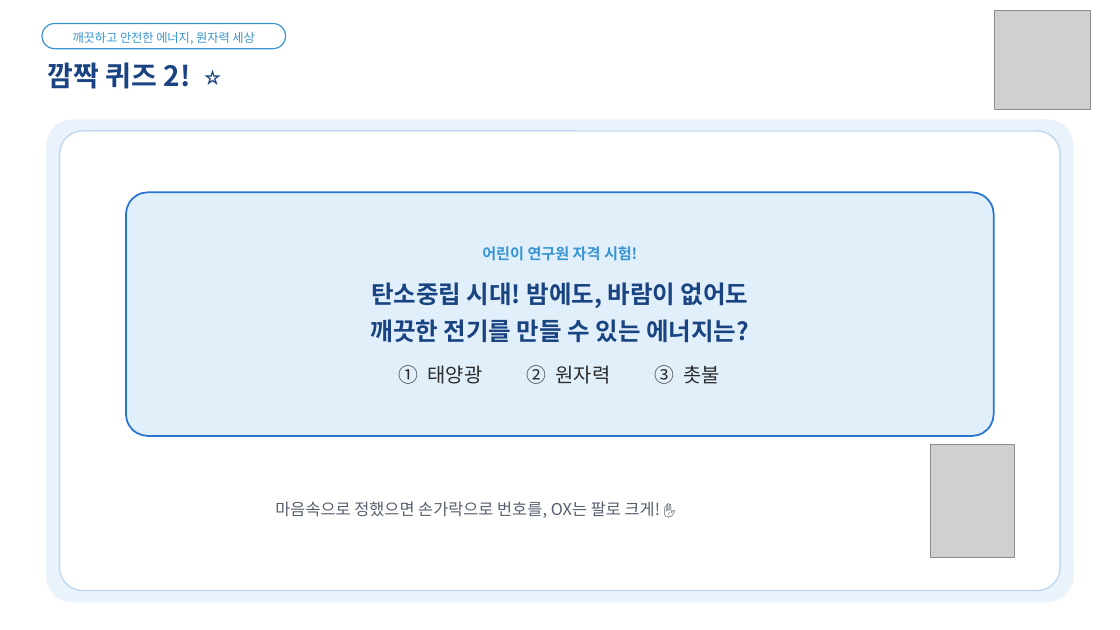
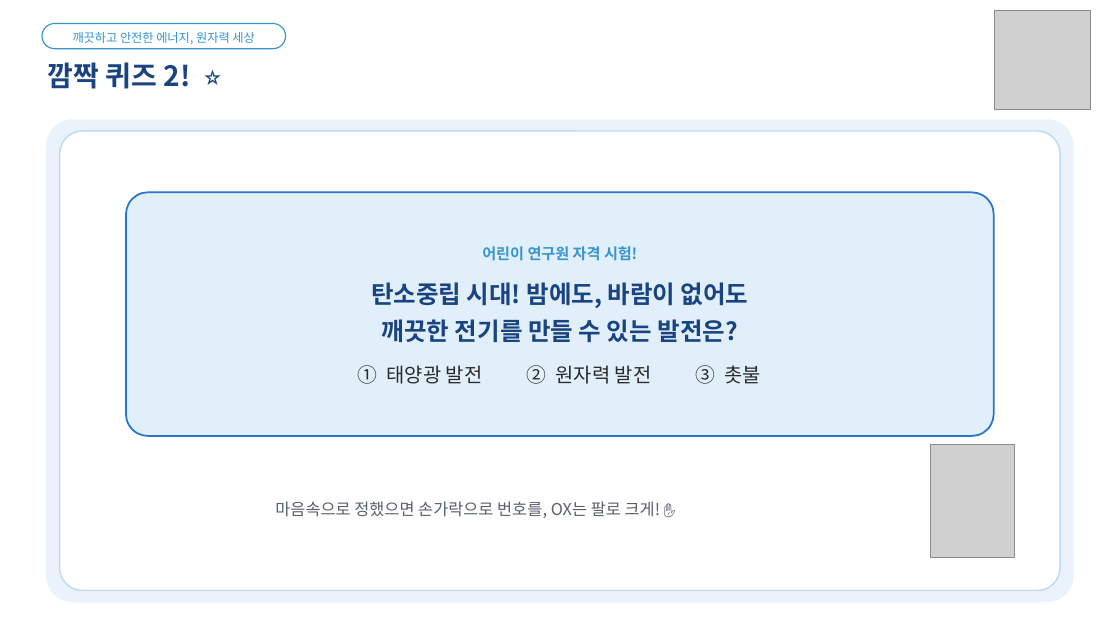
Before and after one commit to parksang-jun/ecture-materials, a slide deck: slide 15 of 강의자료/원자력과 탄소중립_표준양식.pptx (slide 14 before the commit). Drawn at 1120x630 pixels with LibreOffice and Linux fonts; fonts in the diff are those of the drawing; grey boxes stand for pictures. Boxes give left, top, right and bottom in pixels: in the first picture for what was removed or moved away, otherwise in the second. Text is boxed around its words. In the diff, an @@ line names an element or a change of style, - is before the commit and + after.

```diff
--- a/강의자료/원자력과 탄소중립_표준양식.pptx
+++ b/강의자료/원자력과 탄소중립_표준양식.pptx
@@ text in rounded rectangle at bbox=[358, 282, 762, 384]: text changed @@
-탄소중립 시대! 밤에도, 바람이 없어도
-깨끗한 전기를 만들 수 있는 에너지는?
-① 태양광 ② 원자력 ③ 촛불
+탄소중립 시대! 밤에도, 바람이 없어도
+깨끗한 전기를 만들 수 있는 발전은?
+① 태양광 발전 ② 원자력 발전 ③ 촛불
```
Also in this commit, not shown: 17 other slides changed, 8 slides added, 5 slides removed, 1 other file.
